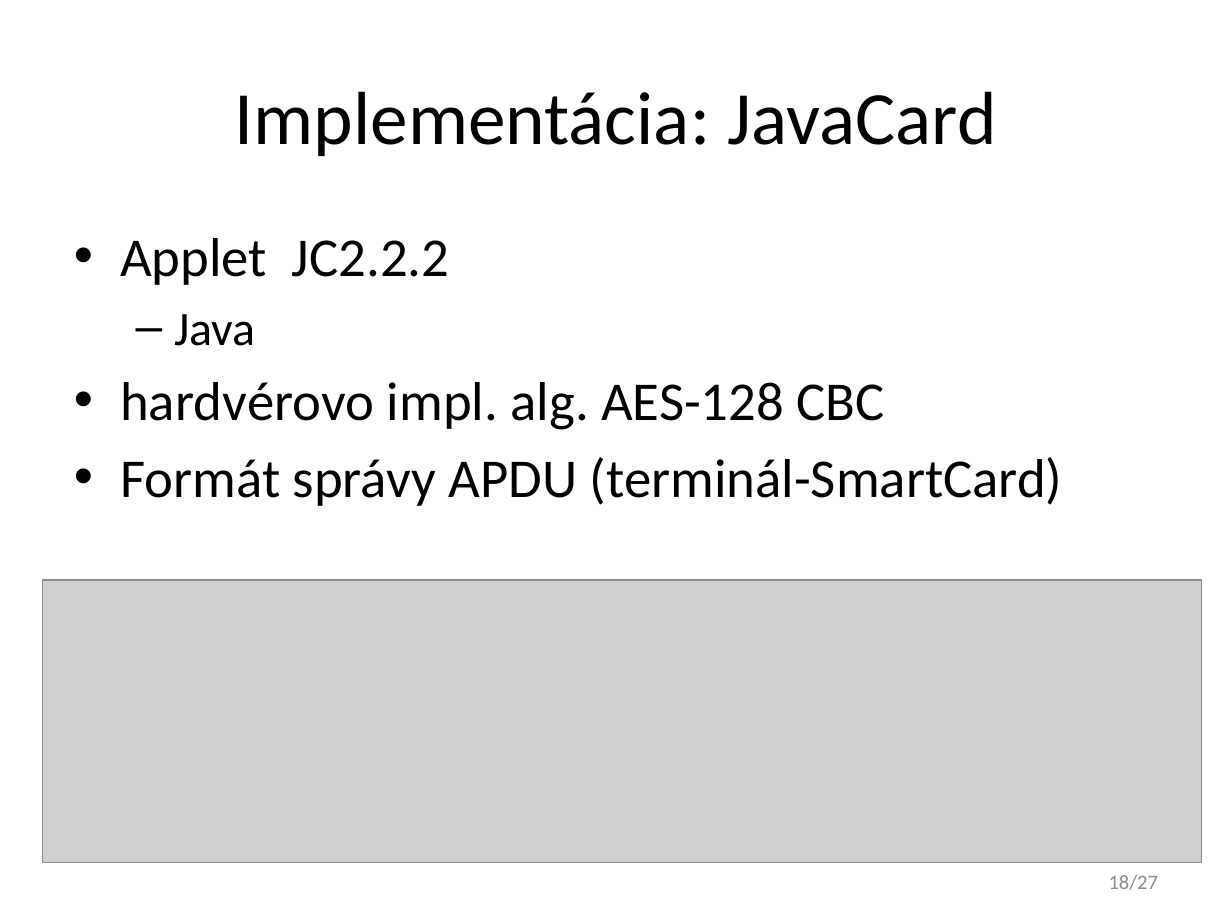
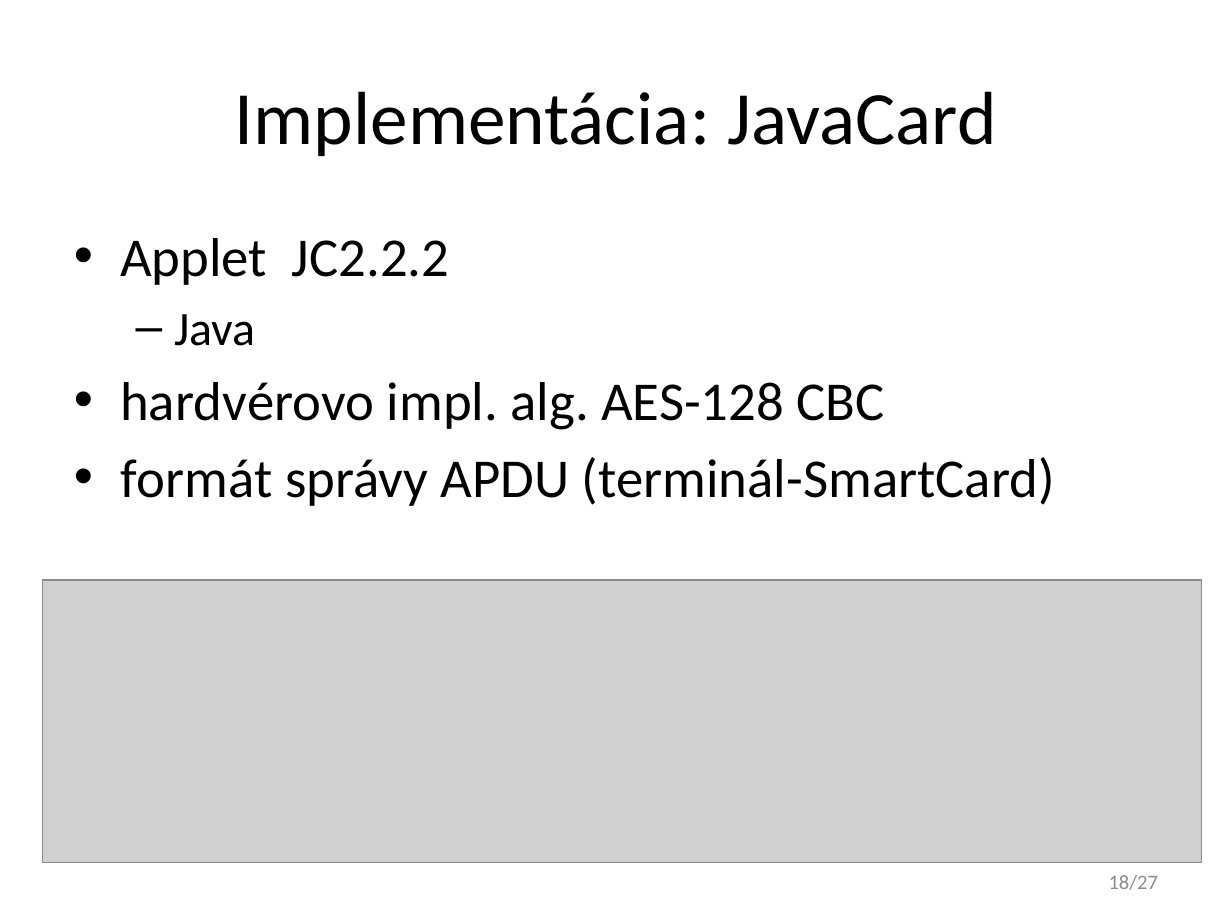
Before and after one commit to javacard-FOSS-applets/nrf6310-pca10007, a slide deck: slide 18 of Obhajoba/xdoubravsky_dp.pptx. Drawn at 1232x924 pixels with LibreOffice and Linux fonts; fonts in the diff are those of the drawing; grey boxes stand for pictures. Boxes give left, top, right and bottom in pixels: in the first picture for what was removed or moved away, otherwise in the second. Text is boxed around its words. In the diff, an @@ line names an element or a change of style, - is before the commit and + after.

```diff
--- a/Obhajoba/xdoubravsky_dp.pptx
+++ b/Obhajoba/xdoubravsky_dp.pptx
@@ text at <box>120,457,1055,506</box>: text changed @@
-• Formát správy APDU (terminál-SmartCard)
+• formát správy APDU (terminál-SmartCard)
```
Also in this commit, not shown: 12 other slides changed, 1 other file.
